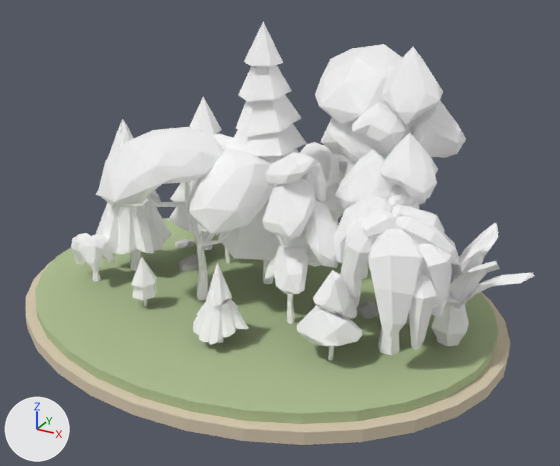
Two versions of the glTF model assets/forest_level.glb, one commit apart.
Camera for both pictures: a 50 mm camera at (8.95, -14.57, 9.26) aimed at (0.79, 0.26, 1.84). The lights are fixed; the arrows at lower left show +X, +Y and +Z. The older version comes first. Where no turn or scale is listed for an object, it has been applied to the vertices.

In view in the first picture: 'Ground', 'GroundEdge', 'Rock_0', 'Rock_1', 'Rock_2', 'Rock_3', 'Rock_4', 'Tree Type0 05 Model', 'Tree Type1 01 Model', 'Tree Type1 04 Model', 'Tree Type1 05 Model', 'Tree Type2 01 Model', 'Tree Type2 03 Model', 'Tree Type3 03 Model', 'Tree Type3 04 Model', 'Tree Type4 01 Model', 'Tree Type4 04 Model', 'Tree Type5 01 Model', 'Tree Type5 03 Model', 'Tree Type6 01 Model', 'Tree Type6 03 Model', 'Tree Type7 01 Model'.
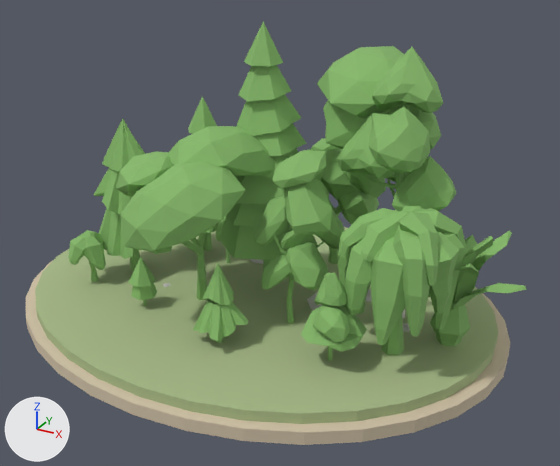
What changed in the scene script:
```text
Change mat_trees_normal:
    mat_trees_normal.metallic: 1.0 -> 0.0
    mat_trees_normal.base_color: (1.0, 1.0, 1.0) -> (0.241, 0.481, 0.144)  # white #ffffff -> green #87b86a
    mat_trees_normal.roughness: 1.0 -> 0.85
Remove ob_rock_0:
    ob_rock_0 = bpy.data.objects.new('Rock_0', me_icosphere)
Remove ob_rock_1:
    ob_rock_1 = bpy.data.objects.new('Rock_1', me_icosphere_001)
Remove ob_rock_2:
    ob_rock_2 = bpy.data.objects.new('Rock_2', me_icosphere_002)
Remove ob_rock_3:
    ob_rock_3 = bpy.data.objects.new('Rock_3', me_icosphere_003)
Remove ob_rock_4:
    ob_rock_4 = bpy.data.objects.new('Rock_4', me_icosphere_004)
Change ob_tree_type7_01_model:
    ob_tree_type7_01_model.rotation_euler: (0.0, 0.0, 0.167) -> (0.0, 0.0, -0.269)  # degrees (0, 0, 9.6) -> degrees (0, 0, -15)
Change ob_tree_type6_01_model:
    ob_tree_type6_01_model.rotation_euler: (0.0, 0.0, -3.108) -> (0.0, 0.0, 2.138)  # degrees (0, 0, -178) -> degrees (0, 0, 122)
Change ob_tree_type6_03_model:
    ob_tree_type6_03_model.rotation_euler: (0.0, 0.0, 0.546) -> (0.0, 0.0, -2.2)  # degrees (0, 0, 31) -> degrees (0, 0, -126)
Change ob_tree_type5_01_model:
    ob_tree_type5_01_model.rotation_euler: (0.0, 0.0, 1.249) -> (0.0, 0.0, 0.583)  # degrees (0, 0, 72) -> degrees (0, 0, 33)
Change ob_tree_type5_03_model:
    ob_tree_type5_03_model.rotation_euler: (0.0, 0.0, -0.677) -> (0.0, 0.0, 0.167)  # degrees (0, 0, -39) -> degrees (0, 0, 9.6)
Change ob_tree_type4_01_model:
    ob_tree_type4_01_model.rotation_euler: (0.0, 0.0, 1.374) -> (0.0, 0.0, -1.22)  # degrees (0, 0, 79) -> degrees (0, 0, -70)
Change ob_tree_type2_01_model:
    ob_tree_type2_01_model.rotation_euler: (0.0, 0.0, 0.187) -> (0.0, 0.0, -1.197)  # degrees (0, 0, 11) -> degrees (0, 0, -69)
Change ob_tree_type2_03_model:
    ob_tree_type2_03_model.rotation_euler: (0.0, 0.0, -1.656) -> (0.0, 0.0, 2.651)  # degrees (0, 0, -95) -> degrees (0, 0, 152)
Change ob_tree_type1_04_model:
    ob_tree_type1_04_model.rotation_euler: (0.0, 0.0, 0.157) -> (0.0, 0.0, 1.728)  # degrees (0, 0, 9) -> degrees (0, 0, 99)
Change ob_tree_type1_01_model:
    ob_tree_type1_01_model.rotation_euler: (0.0, 0.0, 2.651) -> (0.0, 0.0, 1.385)  # degrees (0, 0, 152) -> degrees (0, 0, 79)
Change ob_tree_type0_05_model:
    ob_tree_type0_05_model.rotation_euler: (0.0, 0.0, -2.2) -> (0.0, 0.0, -0.958)  # degrees (0, 0, -126) -> degrees (0, 0, -55)
Change ob_tree_type4_04_model:
    ob_tree_type4_04_model.rotation_euler: (0.0, 0.0, 1.402) -> (0.0, 0.0, -0.677)  # degrees (0, 0, 80) -> degrees (0, 0, -39)
Change ob_tree_type3_04_model:
    ob_tree_type3_04_model.rotation_euler: (0.0, 0.0, 1.728) -> (0.0, 0.0, -1.656)  # degrees (0, 0, 99) -> degrees (0, 0, -95)
Change ob_tree_type3_03_model:
    ob_tree_type3_03_model.rotation_euler: (0.0, 0.0, -2.031) -> (0.0, 0.0, 1.374)  # degrees (0, 0, -116) -> degrees (0, 0, 79)
Add ob_icosphere_005:
    ob_icosphere_005 = bpy.data.objects.new('Icosphere.005', me_icosphere_005_1)  # 12 vertices, 20 faces; spans x -0.198..0.198, y -0.19..0.19, z -0.176..0.176; in mat_rock5 (light grey #c8c8c3)
    ob_icosphere_005.location = (3.98, 0.54, -0.08)
Add ob_icosphere_004:
    ob_icosphere_004 = bpy.data.objects.new('Icosphere.004', me_icosphere_004_1)  # 12 vertices, 20 faces; spans x -0.335..0.335, y -0.343..0.343, z -0.26..0.26; in mat_rock4 (light grey #c8c8c4)
    ob_icosphere_004.location = (-0.83, 2.16, -0.01)
Add ob_icosphere_002:
    ob_icosphere_002 = bpy.data.objects.new('Icosphere.002', me_icosphere_002_1)  # 12 vertices, 20 faces; spans x -0.295..0.295, y -0.269..0.269, z -0.146..0.146; in mat_rock2 (light grey #cdcdc9)
    ob_icosphere_002.location = (3.49, 1.09, 0.02)
Add ob_icosphere:
    ob_icosphere = bpy.data.objects.new('Icosphere', me_icosphere_1)  # 12 vertices, 20 faces; spans x -0.406..0.406, y -0.45..0.45, z -0.315..0.315; in mat_rock0 (light grey #d1d1cd)
    ob_icosphere.location = (1.84, 0.64, 0.09)
```

Where the change shows, as pixel boxes [x1, y1, x2, y2] in the pictures (560 x 466 px):
'Tree Type3 03 Model', recoloured, surface changed, turned: before [97, 127, 277, 300]; after [116, 126, 275, 300]
'Tree Type6 03 Model', recoloured, surface changed, turned: before [334, 185, 456, 355]; after [338, 206, 467, 355]
'Tree Type4 04 Model', recoloured, surface changed, turned: before [335, 46, 466, 209]; after [336, 47, 456, 211]
'Tree Type1 05 Model', recoloured, surface changed (white to green): [218, 22, 306, 271] in both
'Tree Type5 03 Model', recoloured, surface changed, turned: before [262, 153, 339, 324]; after [255, 150, 344, 324]
'Tree Type3 04 Model', recoloured, surface changed, turned: before [315, 44, 402, 279]; after [317, 46, 404, 198]
'Tree Type2 03 Model', recoloured, surface changed, turned: before [95, 119, 172, 270]; after [94, 119, 172, 270]
'Tree Type7 01 Model', recoloured, surface changed, turned: before [431, 223, 534, 346]; after [428, 231, 526, 346]
'Tree Type4 01 Model', recoloured, surface changed, turned: before [297, 270, 362, 361]; after [301, 273, 367, 361]
'Tree Type0 05 Model', recoloured, surface changed, turned: before [300, 142, 348, 263]; after [299, 138, 379, 264]
'Tree Type2 01 Model', recoloured, surface changed, turned (white to green): before [193, 262, 249, 345]; after [193, 263, 249, 343]
'Tree Type1 04 Model', recoloured, surface changed, turned: before [168, 97, 222, 250]; after [188, 96, 217, 251]
'Tree Type6 01 Model', recoloured, surface changed, turned: before [71, 233, 115, 282]; after [68, 230, 106, 282]
'Tree Type1 01 Model', recoloured, surface changed, turned (white to green): before [131, 257, 157, 306]; after [128, 257, 157, 306]
'Rock_2', deleted: before [356, 300, 379, 319]
'Rock_0', deleted: before [179, 254, 206, 272]
'Tree Type5 01 Model', recoloured, surface changed, turned (mostly hidden): before [216, 233, 230, 263]; after [211, 216, 230, 263]
'Rock_1', deleted: before [175, 239, 194, 248]
'Icosphere', added (mostly hidden): after [307, 292, 322, 310]
'Icosphere.005', added (mostly hidden): after [403, 323, 410, 332]
'Icosphere.004', added (mostly hidden): after [250, 259, 263, 264]
'Rock_3', deleted: before [195, 281, 211, 292]
'Rock_4', deleted (mostly hidden): before [405, 313, 410, 325]
